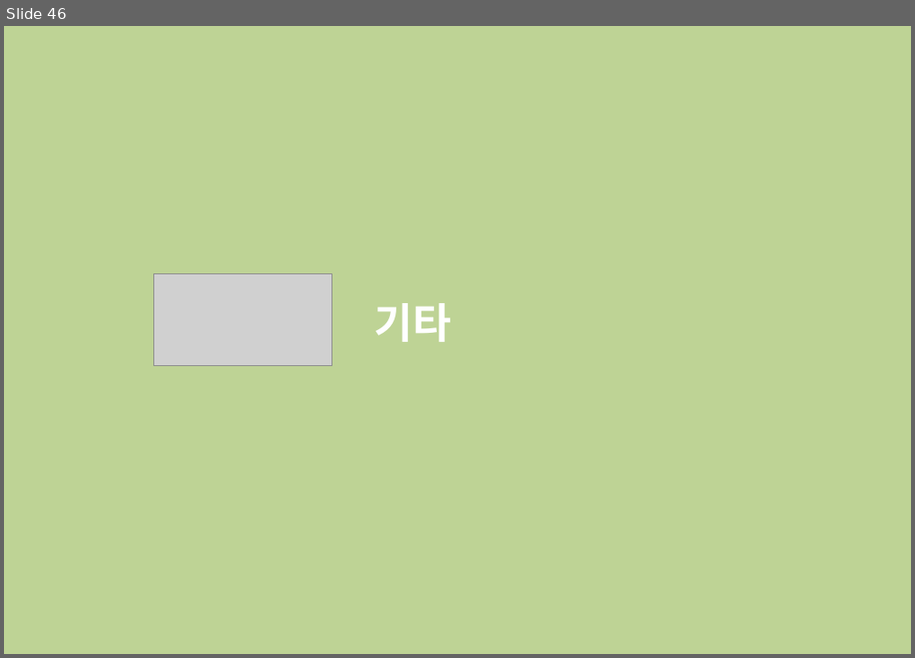
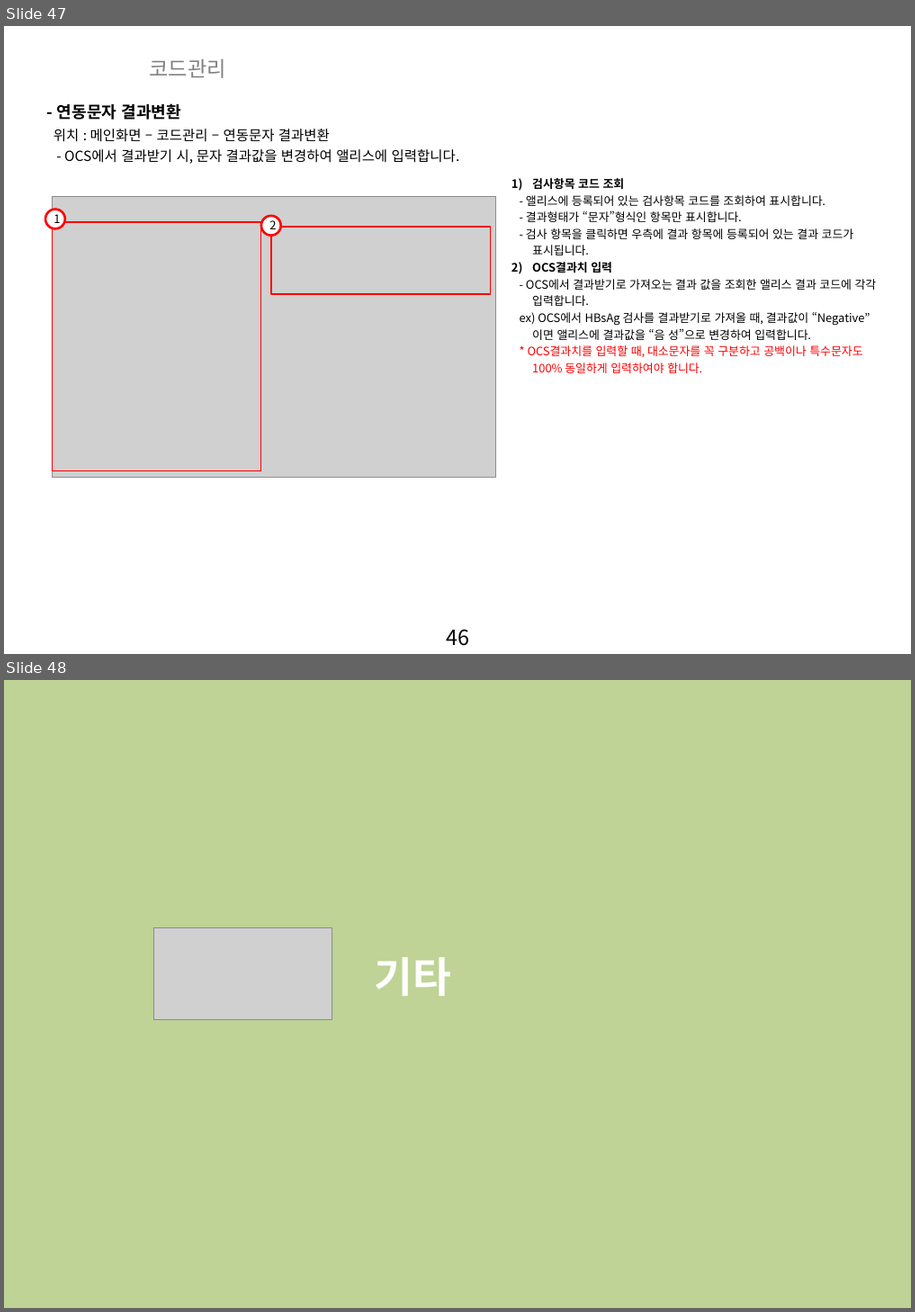
Before and after one commit to zooxop/ailiss_manual, a slide deck: manual/앨리스_매뉴얼_작업중.pptx. Shown one above the other, each under a label of ours: slide 46 before the commit, slides 47 and 48 after it. The pictures are 915x658 and 915x1312 pixels, drawn with LibreOffice and Linux fonts; fonts in the diff are those of the drawing; grey boxes stand for pictures; background and template pictures are left out. Boxes give left, top, right and bottom in pixels: in the first picture for what was removed or moved away, otherwise in the second. Text is boxed around its words. In the diff, an @@ line names an element or a change of style, - is before the commit and + after.

Commit message:
코드관리 완료

```diff
--- a/manual/앨리스_매뉴얼_작업중.pptx
+++ b/manual/앨리스_매뉴얼_작업중.pptx
@@ slide 47 added at <box>4,26,911,654</box>, background picture (left out); not listed: 1 template element that a slide beside it also shows @@
@@ text added at <box>149,59,226,78</box>, 18 pt, text #808080 @@
+코드관리
@@ text added at <box>57,103,181,120</box>, 14 pt, text #000000, bold @@
+- 연동문자 결과변환
@@ text added at <box>54,129,330,142</box>, 12 pt, text #000000 @@
+위치 : 메인화면 – 코드관리 – 연동문자 결과변환
@@ text added at <box>64,149,460,164</box>, 12 pt, text #000000 @@
+- OCS에서 결과받기 시, 문자 결과값을 변경하여 앨리스에 입력합니다.
@@ text added at <box>520,178,877,373</box>, 10 pt, text #000000 @@
+1) 검사항목 코드 조회
+- 앨리스에 등록되어 있는 검사항목 코드를 조회하여 표시합니다.
+- 결과형태가 “문자”형식인 항목만 표시합니다.
+- 검사 항목을 클릭하면 우측에 결과 항목에 등록되어 있는 결과 코드가
+표시됩니다.
+2) OCS결과치 입력
+- OCS에서 결과받기로 가져오는 결과 값을 조회한 앨리스 결과 코드에 각각 입력합니다.
+ex) OCS에서 HBsAg 검사를 결과받기로 가져올 때, 결과값이 “Negative” 이면 앨리스에 결과값을 “음 성”으로 변경하여 입력합니다.
+* OCS결과치를 입력할 때, 대소문자를 꼭 구분하고 공백이나 특수문자도 100% 동일하게 입력하여야 합니다.
@@ ellipse added at <box>45,210,64,228</box>, fill #FFFFFF, outline #FF0000 2 pt, 10 pt, text #000000 @@
+1
@@ picture added at <box>52,196,495,478</box> @@
@@ rectangle added at <box>52,222,261,471</box>, outline #FF0000 1 pt @@
@@ ellipse added at <box>261,216,280,236</box>, fill #FFFFFF, outline #FF0000 2 pt, 10 pt, text #000000 @@
+2
@@ rectangle added at <box>271,226,490,294</box>, outline #FF0000 1 pt @@
@@ what was slide 46 is now slide 48 @@
```
Also in this commit, not shown: 1 slide changed, 1 other slide added, 1 other file.
